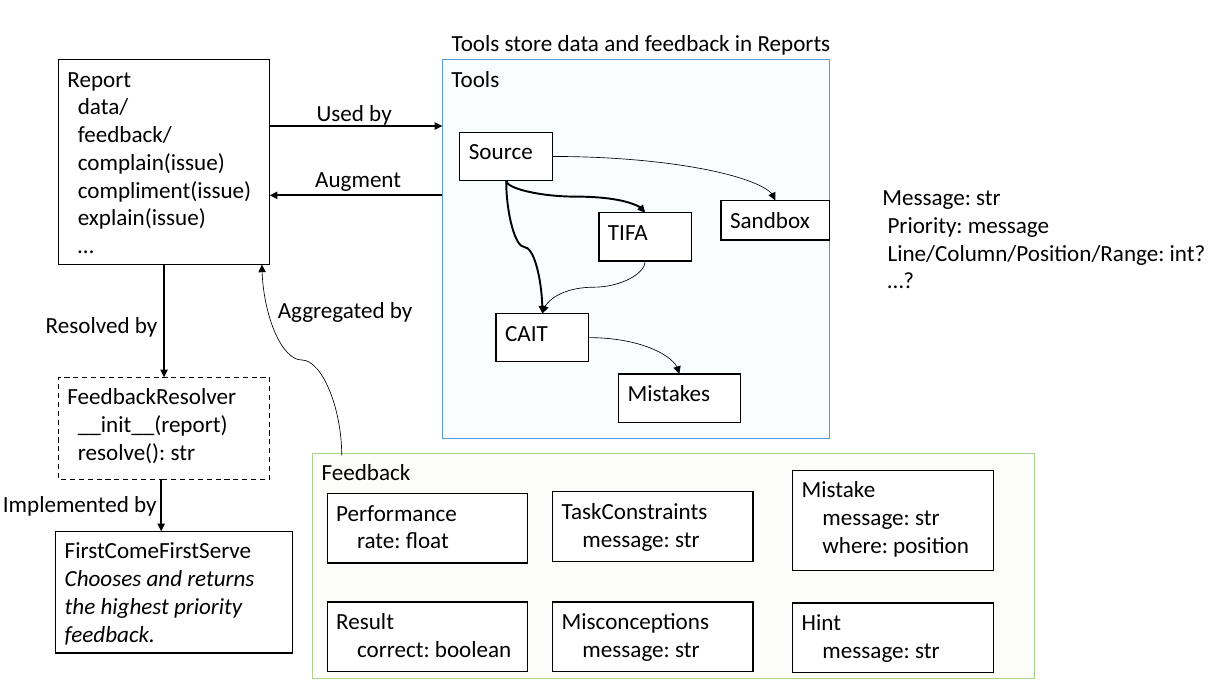
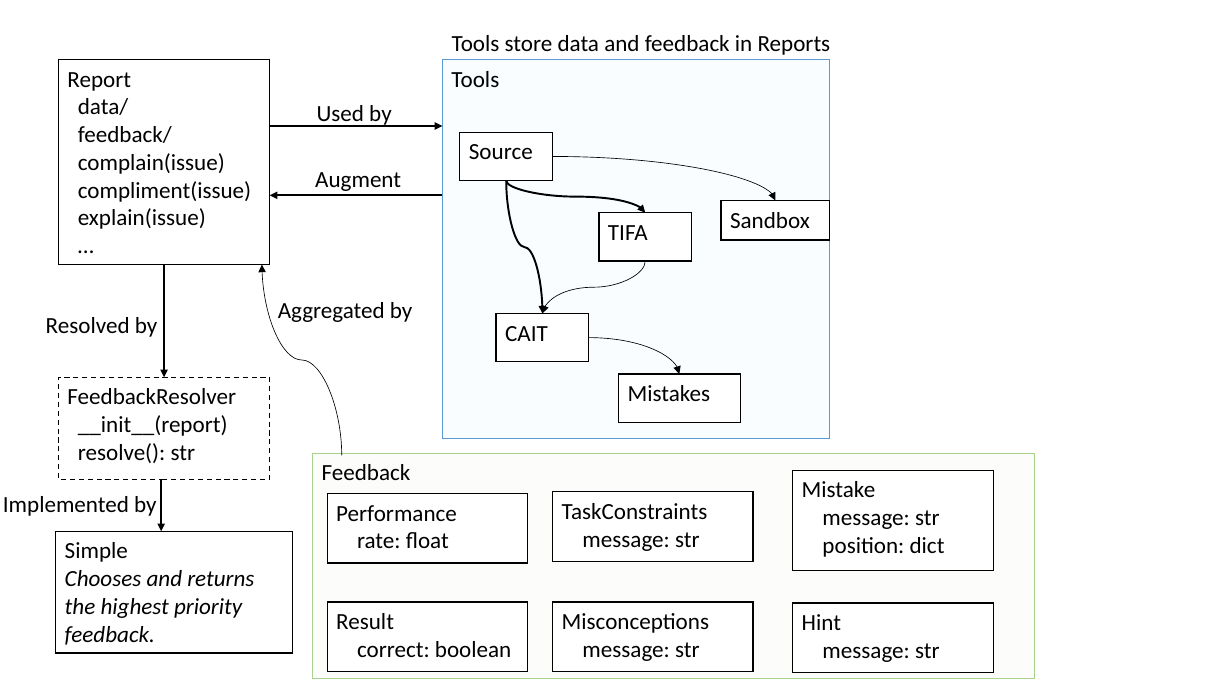
Before and after one commit to pedal-edu/pedal, a slide deck: slide 1 of docs/_static/pedal-overview.pptx. Drawn at 1232x693 pixels with LibreOffice and Linux fonts; fonts in the diff are those of the drawing. Boxes give left, top, right and bottom in pixels: in the first picture for what was removed or moved away, otherwise in the second. Text is boxed around its words. In the diff, an @@ line names an element or a change of style, - is before the commit and + after.

```diff
--- a/docs/_static/pedal-overview.pptx
+++ b/docs/_static/pedal-overview.pptx
@@ text removed at (882, 190, 1206, 265) @@
-Message: str
-Priority: message
-Line/Column/Position/Range: int?
-…?
@@ text in rectangle at (822, 537, 945, 557): text changed @@
-where: position
+position: dict
@@ text in rectangle at (65, 542, 128, 562): text changed @@
-FirstComeFirstServe
+Simple
```
Also in this commit, not shown: 3 other files.
